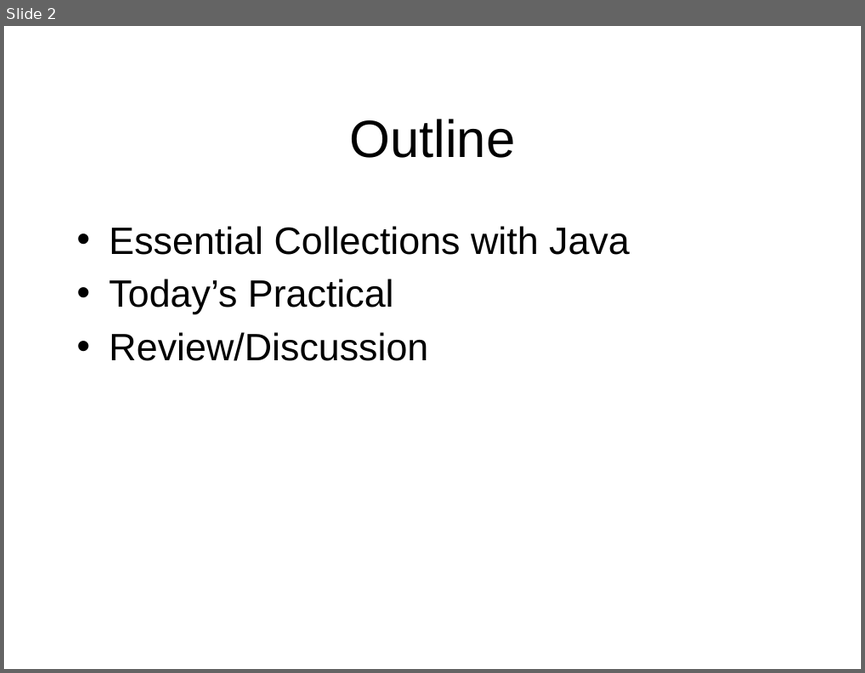
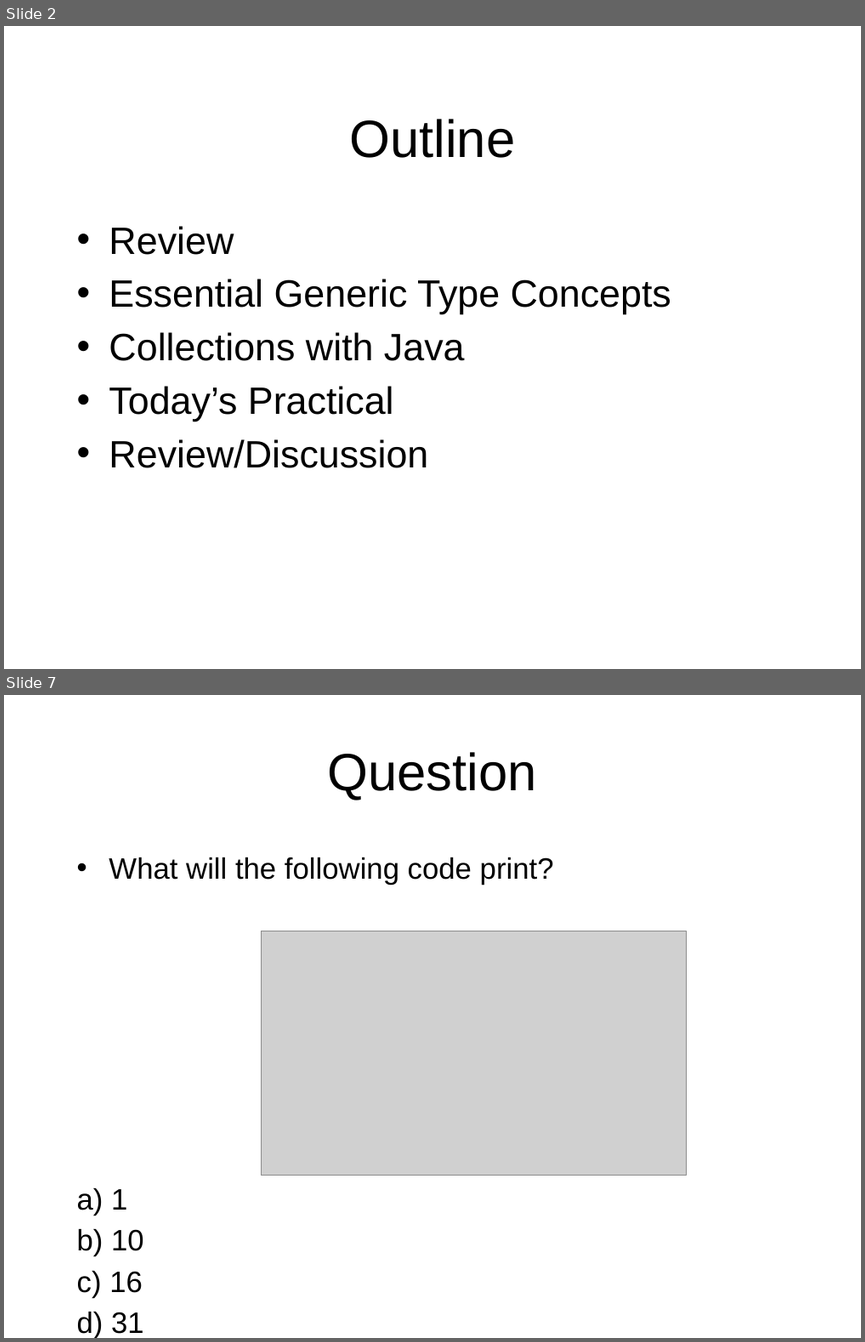
Before and after one commit to octaviordz/zjnu2017.github.io, a slide deck: OOP/lectures/110--Generic.and.Collections.pptx. Shown one above the other, each under a label of ours: slide 2 before the commit, slides 2 and 7 after it; the slides between them are not shown. The pictures are 865x673 and 865x1342 pixels, drawn with LibreOffice and Linux fonts; fonts in the diff are those of the drawing; grey boxes stand for pictures. Boxes give left, top, right and bottom in pixels: in the first picture for what was removed or moved away, otherwise in the second. Text is boxed around its words. In the diff, an @@ line names an element or a change of style, - is before the commit and + after.

```diff
--- a/OOP/lectures/110--Generic.and.Collections.pptx
+++ b/OOP/lectures/110--Generic.and.Collections.pptx
@@ slide 7 added at <box>4,695,861,1338</box>, background #FFFFFF @@
@@ title added at <box>328,752,537,800</box>, 44 pt, text #000000 @@
+Question
@@ text added at <box>77,857,554,1338</box>, 24.8 pt, text #000000 @@
+• What will the following code print?
+a) 1
+b) 10
+c) 16
+d) 31
@@ picture added at <box>261,930,686,1174</box> @@
@@ slide 2 changed as well @@
@@ text at <box>109,226,671,361</box>: text changed @@
-• Essential Collections with Java
+• Review
+• Essential Generic Type Concepts
+• Collections with Java
```
Also in this commit, not shown: 2 other slides changed, 23 other slides added, 1 slide removed, 11 other files.
